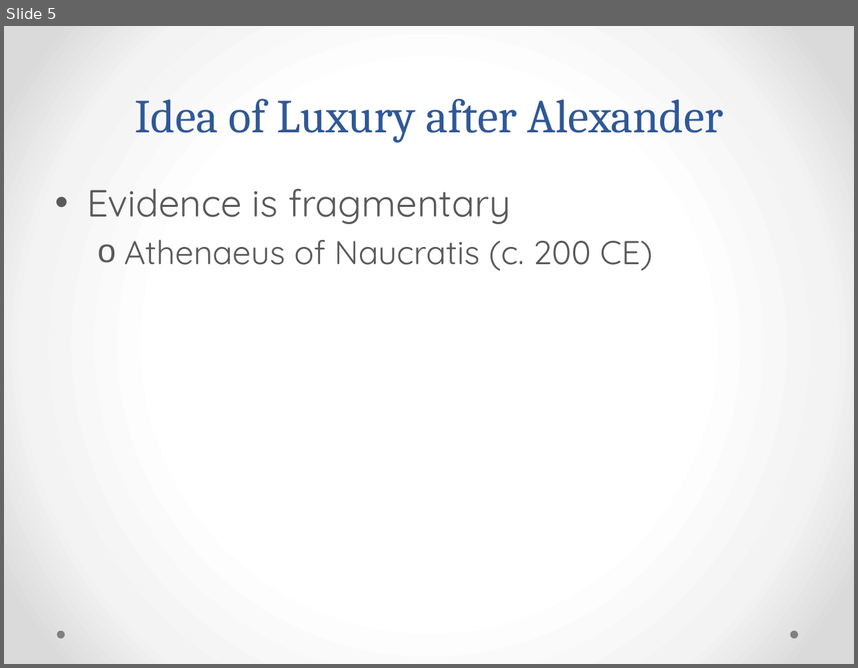
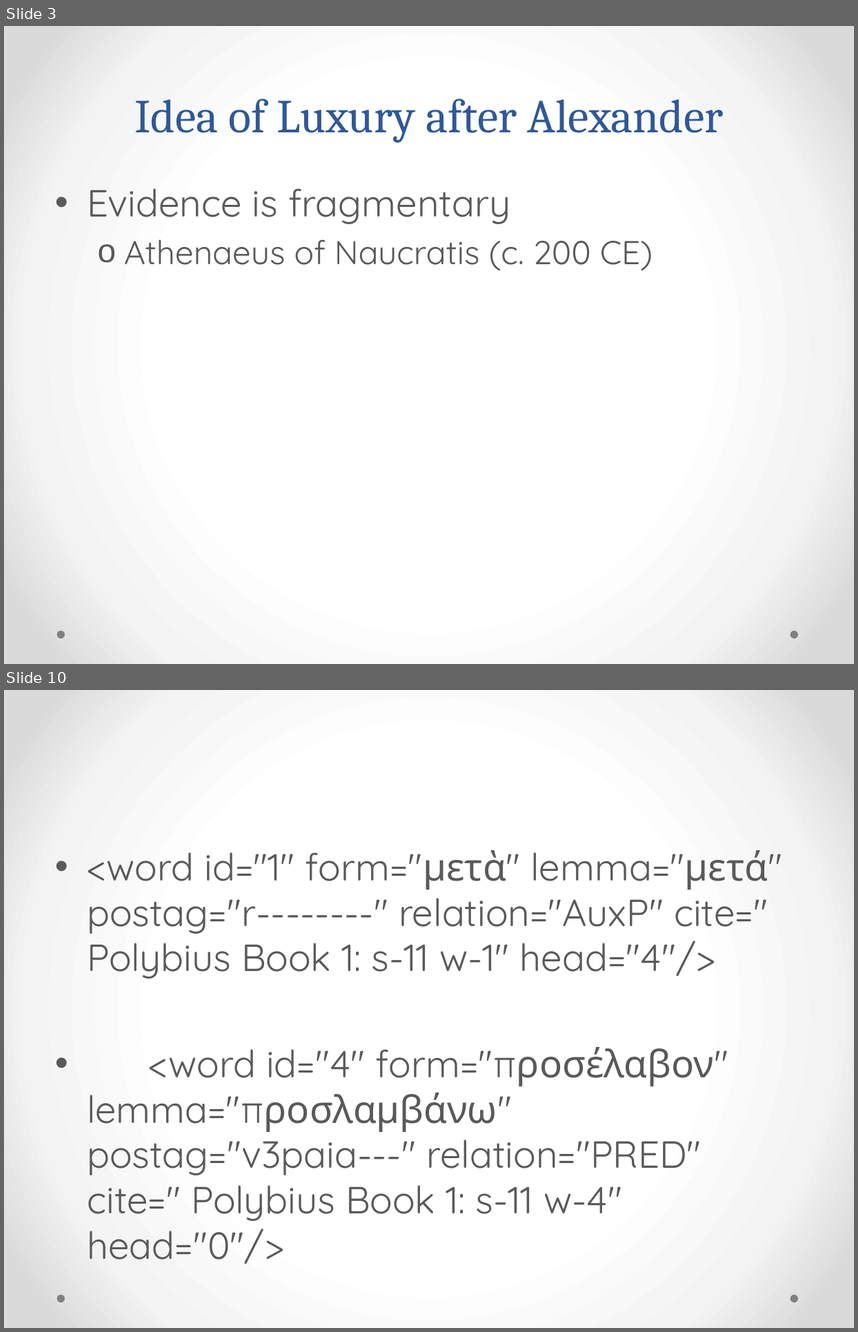
Before and after one commit to rgorman/syntacto_stylistics, a slide deck: Presentations/UNL/murray_feb-3.pptx. Shown one above the other, each under a label of ours: slide 5 before the commit, slides 3 and 10 after it; the slides between them are not shown. The pictures are 858x668 and 858x1332 pixels, drawn with LibreOffice and Linux fonts; fonts in the diff are those of the drawing. Boxes give left, top, right and bottom in pixels: in the first picture for what was removed or moved away, otherwise in the second. Text is boxed around its words. In the diff, an @@ line names an element or a change of style, - is before the commit and + after.

Commit message:
script to extract chunks of sWord levels.

```diff
--- a/Presentations/UNL/murray_feb-3.pptx
+++ b/Presentations/UNL/murray_feb-3.pptx
@@ slide 10 added at [4, 690, 854, 1328], background gradient #FFFFFF to #F4F4F4 to #DADADA; not listed: 2 template elements that a slide beside it also shows @@
@@ text added at [87, 850, 768, 1263], 32 pt, text #595959 @@
+• <word id="1" form="μετὰ" lemma="μετά" postag="r--------" relation="AuxP" cite=" Polybius Book 1: s-11 w-1" head="4"/>
+• <word id="4" form="προσέλαβον" lemma="προσλαμβάνω" postag="v3paia---" relation="PRED" cite=" Polybius Book 1: s-11 w-4" head="0"/>
@@ what was slide 5 is now slide 3 @@
```
Also in this commit, not shown: 2 slides changed, 35 other slides added, 3 slides removed, 3 other files.
